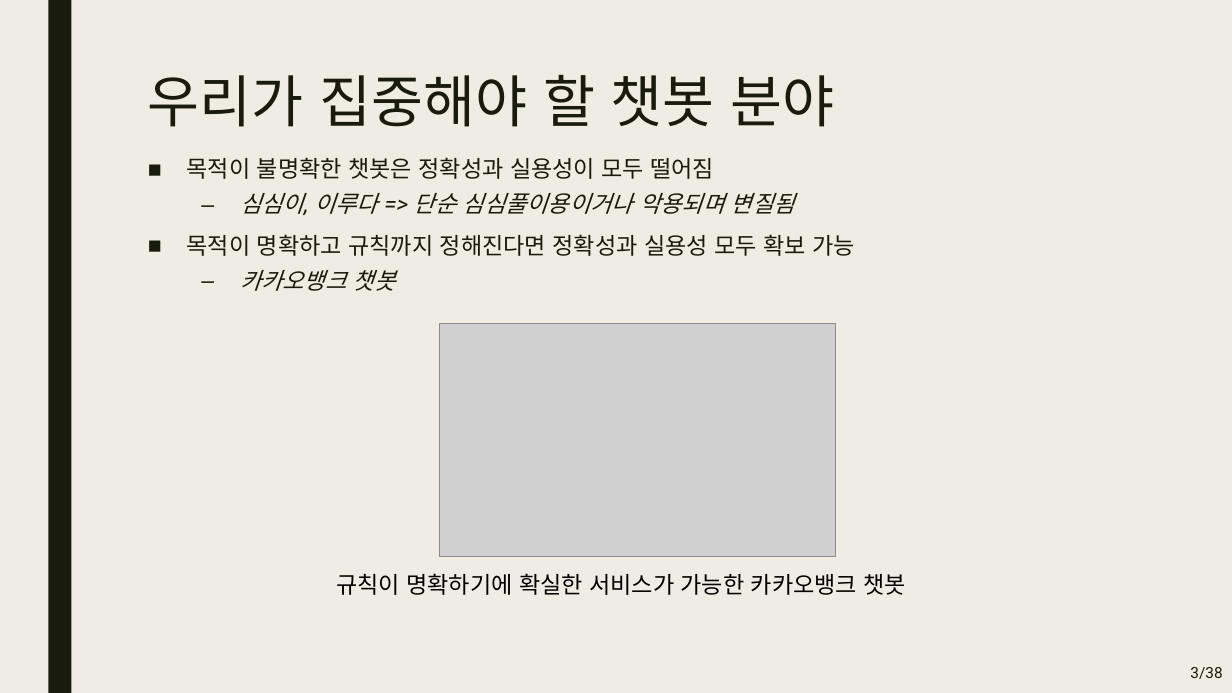
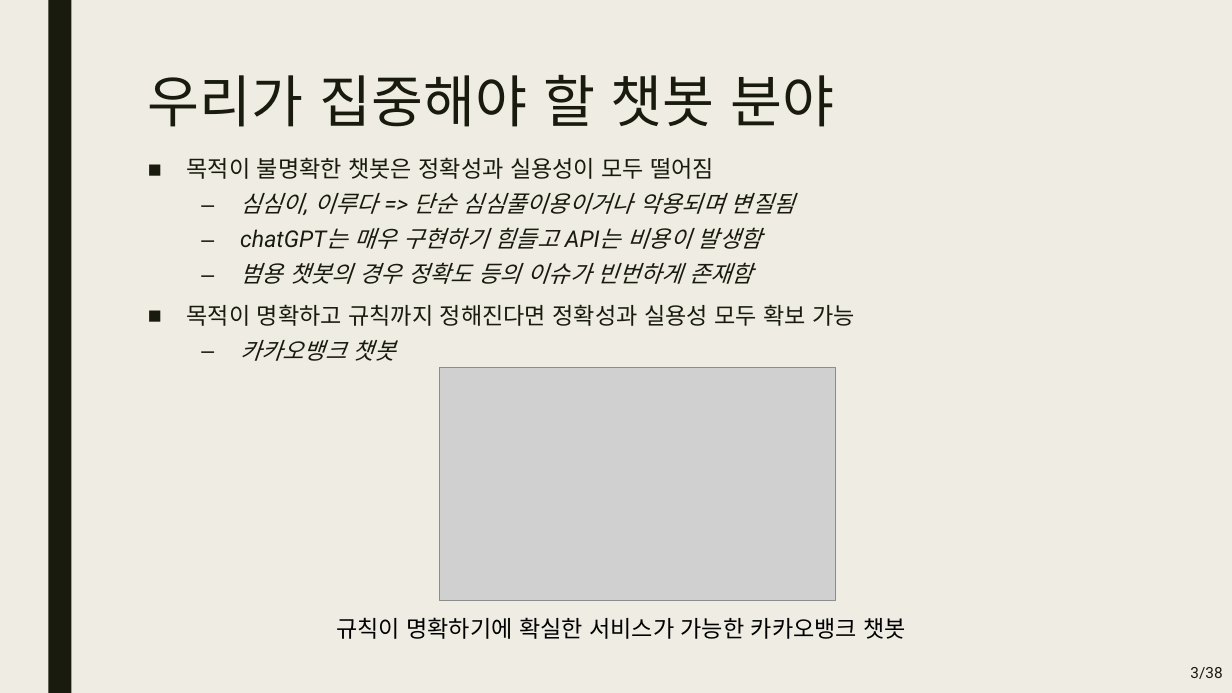
Before and after one commit to DongJoonLeeDJ/20230206_AI_9, a slide deck: slide 4 of djchatbot/챗봇 시작하기.pptx. Drawn at 1232x693 pixels with LibreOffice and Linux fonts; fonts in the diff are those of the drawing; grey boxes stand for pictures. Boxes give left, top, right and bottom in pixels: in the first picture for what was removed or moved away, otherwise in the second. Text is boxed around its words. In the diff, an @@ line names an element or a change of style, - is before the commit and + after.

Commit message:
오타 수정 챗봇 ppt 가장 최신 버전 ㅋㅋ

```diff
--- a/djchatbot/챗봇 시작하기.pptx
+++ b/djchatbot/챗봇 시작하기.pptx
@@ text at [240, 227, 762, 284]: paragraphs added @@
+  – chatGPT는 매우 구현하기 힘들고 API는 비용이 발생함
+  – 범용 챗봇의 경우 정확도 등의 이슈가 빈번하게 존재함
@@ picture: place and size @@
-picture at [440, 323, 836, 556]
+picture at [440, 368, 836, 601]
@@ text "규칙이 명확하기에 확실한 서비스가 가능한 ...": place and size @@
-text "규칙이 명확하기에 확실한 서비스가 가능한 ..." at [336, 573, 907, 595]
+text "규칙이 명확하기에 확실한 서비스가 가능한 ..." at [336, 617, 907, 639]
```
Also in this commit, not shown: 2 other slides changed, 1 slide added.
